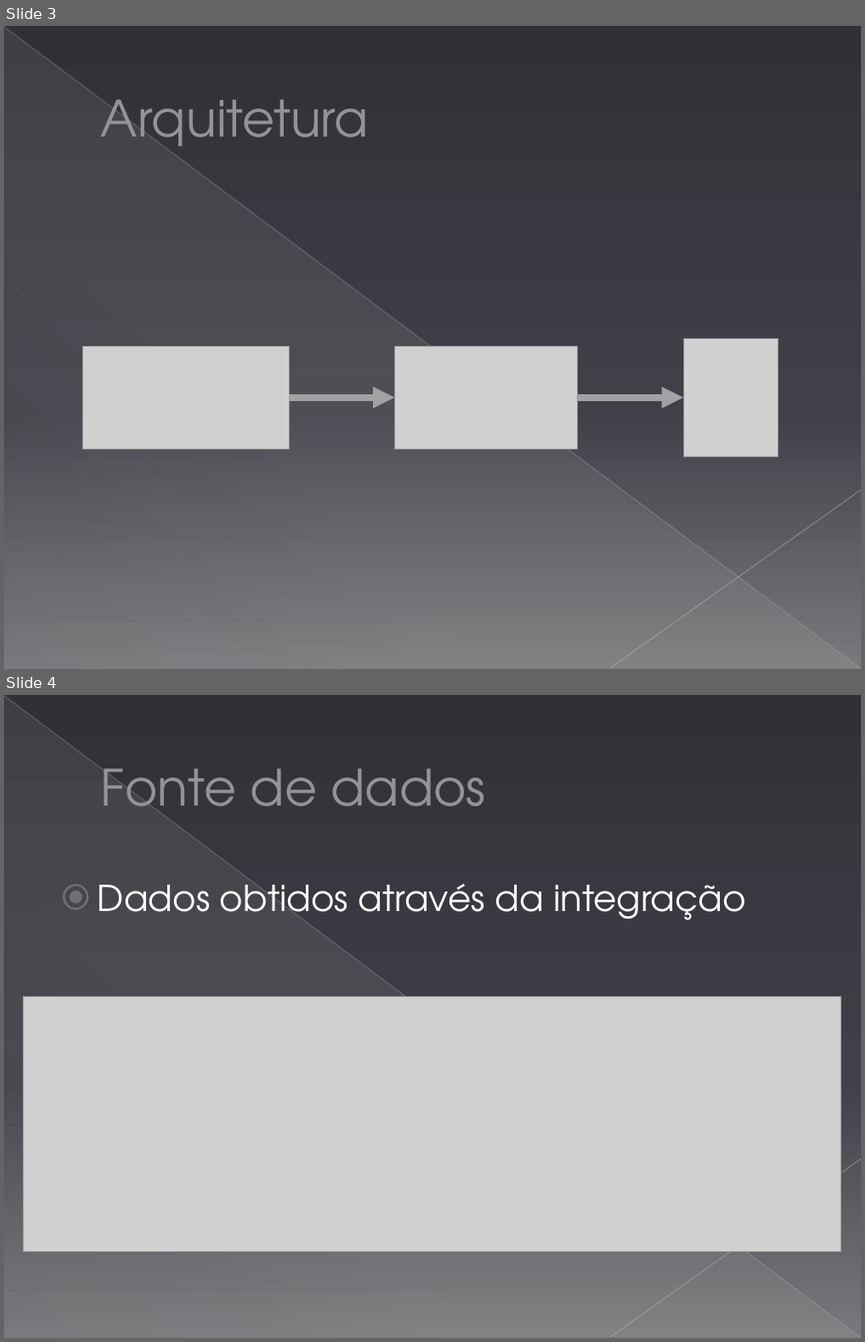
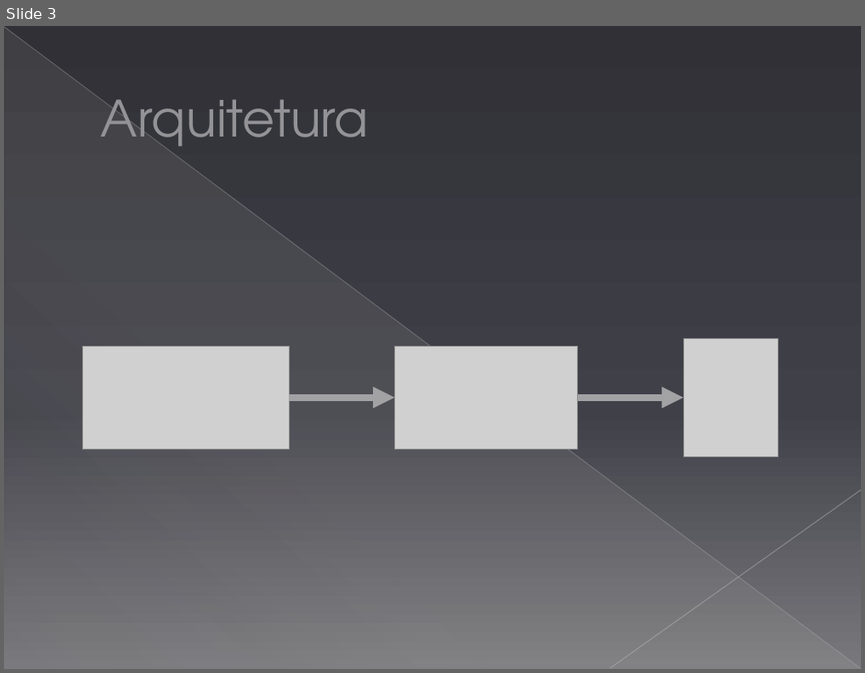
Before and after one commit to lucasperrut/BigData, a slide deck: Trabalho_BigData - ENGSOFT37.pptx. Shown one above the other, each under a label of ours: slides 3 and 4 before the commit, slide 3 after it. The pictures are 865x1342 and 865x673 pixels, drawn with LibreOffice and Linux fonts; fonts in the diff are those of the drawing; grey boxes stand for pictures. Boxes give left, top, right and bottom in pixels: in the first picture for what was removed or moved away, otherwise in the second. Text is boxed around its words. In the diff, an @@ line names an element or a change of style, - is before the commit and + after.

```diff
--- a/Trabalho_BigData - ENGSOFT37.pptx
+++ b/Trabalho_BigData - ENGSOFT37.pptx
@@ slide 4 removed at (x1=4, y1=695, x2=861, y2=1338), background gradient #303036 to #404049 to #79797D; not listed: 3 template elements that a slide beside it also shows @@
@@ title removed at (x1=101, y1=768, x2=486, y2=828) @@
-Fonte de dados
@@ text removed at (x1=98, y1=884, x2=746, y2=920) @@
-⦿ Dados obtidos através da integração
@@ picture removed at (x1=24, y1=996, x2=841, y2=1251) @@
```
Also in this commit, not shown: 2 slides changed, 2 slides added.
